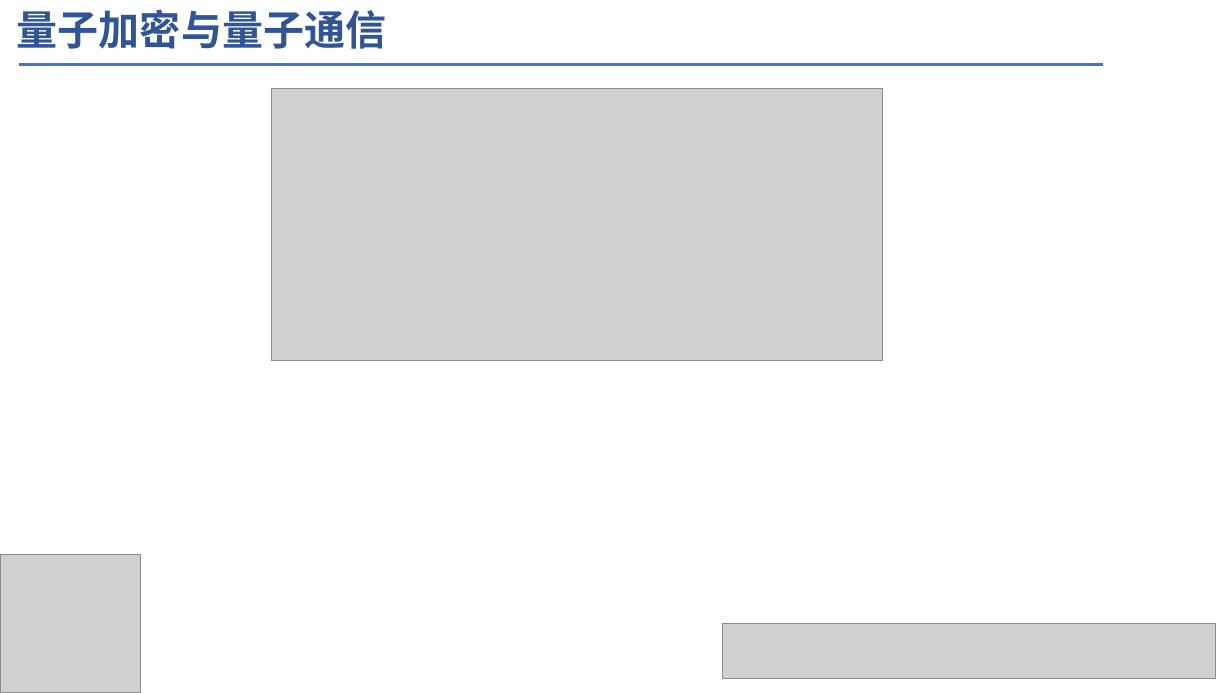
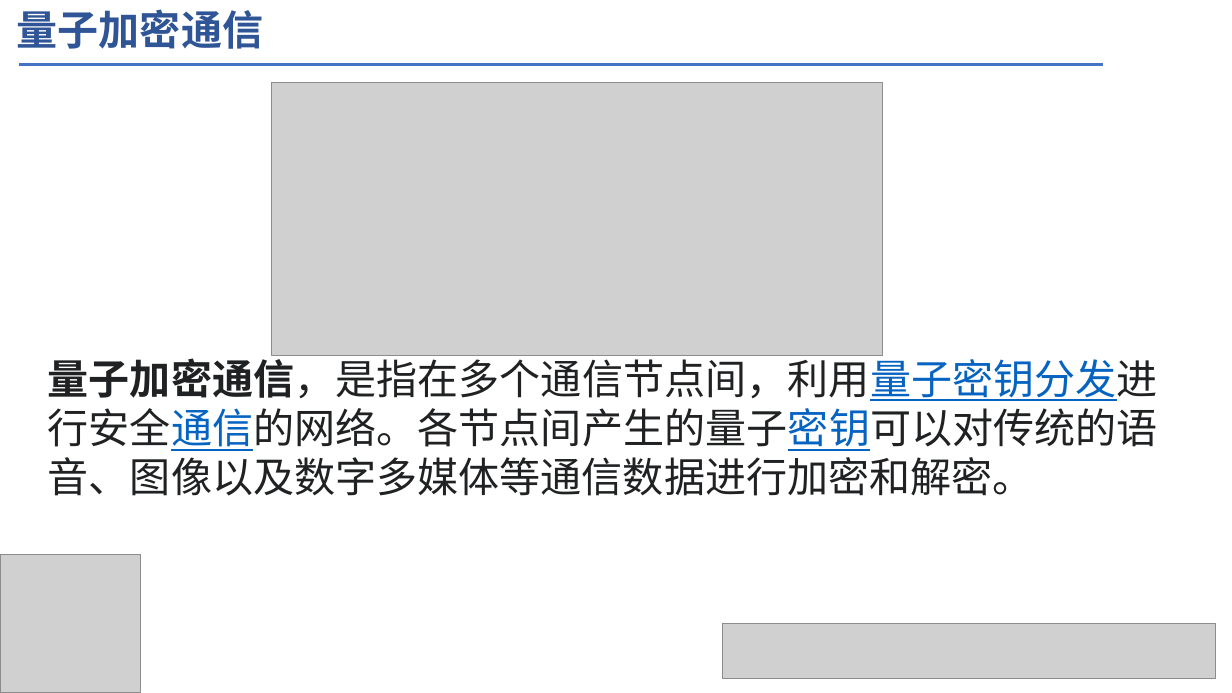
Before and after one commit to leliyliu/UCAS-Courses, a slide deck: slide 18 of homework/quantum computing .pptx (slide 10 before the commit). Drawn at 1232x693 pixels with LibreOffice and Linux fonts; fonts in the diff are those of the drawing; grey boxes stand for pictures. Boxes give left, top, right and bottom in pixels: in the first picture for what was removed or moved away, otherwise in the second. Text is boxed around its words. In the diff, an @@ line names an element or a change of style, - is before the commit and + after.

```diff
--- a/homework/quantum computing .pptx
+++ b/homework/quantum computing .pptx
@@ text at (17, 9, 263, 49): text changed @@
-量子加密与量子通信
+量子加密通信
@@ picture: place and size @@
-picture at (272, 88, 883, 360)
+picture at (272, 83, 883, 356)
@@ text added at (48, 352, 1158, 496), 32 pt, text #202122 @@
+量子加密通信，是指在多个通信节点间，利用量子密钥分发进行安全通信的网络。各节点间产生的量子密钥可以对传统的语音、图像以及数字多媒体等通信数据进行加密和解密。
```
Also in this commit, not shown: 1 other slide changed, 3 slides added, 3 other files.
